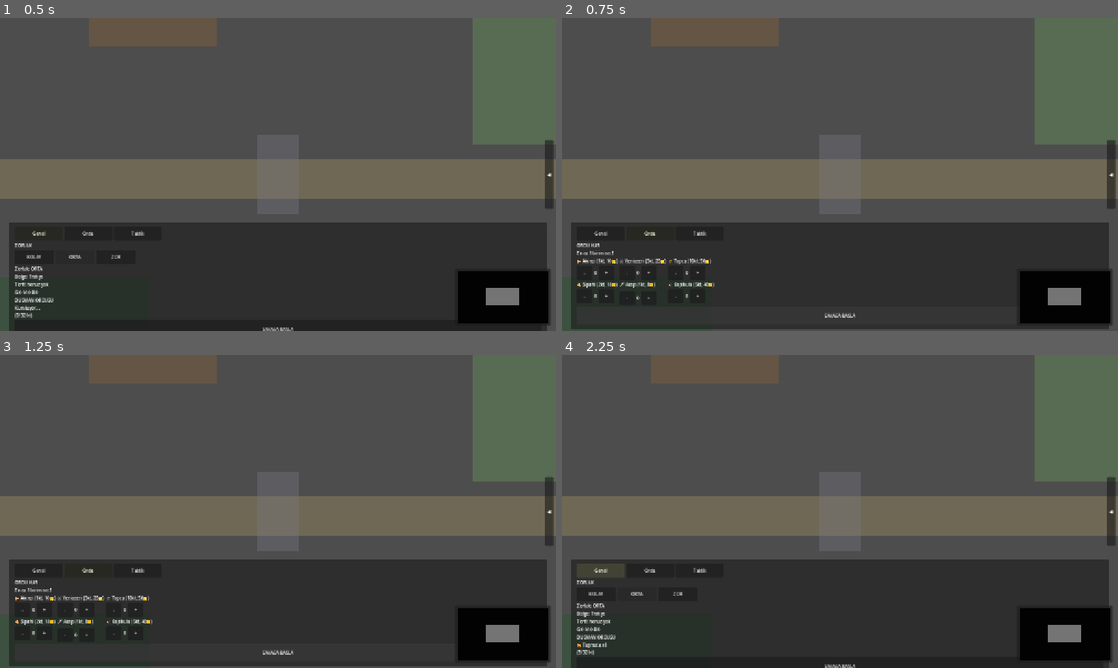
Above: before the commit, frames 1-4 (two rows, left to right).
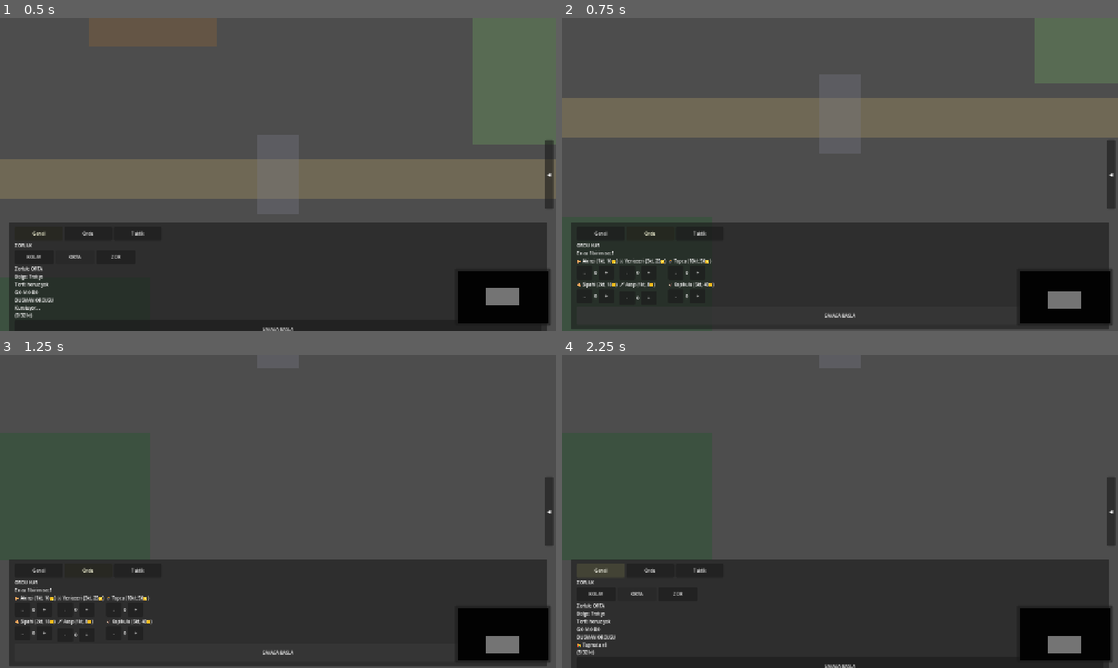
Above: after the commit, the same moments.

Repository: mucahitcan71-stack/bloodandbone
Game: Godot game, scene res://scenes/Main.tscn
The game is run twice, just before and just after one commit, with the same random seed, the same clock (stepped at 60 frames per second) and the same inputs.
Inputs:
- Up to frame 1 (0.5 s): no input
- Up to frame 2 (0.75 s): click "SAVASA BASLA" at 0.5 s
- Up to frame 3 (1.25 s): no input
- Up to frame 4 (2.25 s): click "SAVASA BASLA" at 1.25 s; click "Genel" at 2 s

Frame 1 is identical in both runs. In frame 2, 24% of the frame differs, in the area x 0-100%, y 20-93%; in frame 3, 19%; in frame 4, 19%.

Commit message:
feat: kamera kenar kayma ve WASD/ok tuslari ile pan kontrolu eklendi
Sag tik pan kaldirildiktan sonra kamera kontrolu geri geldi: ekran kenari kaydirma (35px) ve WASD/ok tuslari _process icinde birlestirildi. cmd_camera_pan action'i kaldirildi, yeni yon action'lari eklendi.

Co-authored-by: Cursor <cursoragent@cursor.com>

Diff:
--- a/project.godot
+++ b/project.godot
@@ -32,14 +32,33 @@
 "events": [Object(InputEventMouseButton,"resource_local_to_scene":false,"resource_name":"","device":-1,"window_id":0,"a …(253 unchanged characters)…
 ]
 }
-cmd_camera_pan={
-"deadzone": 0.5,
-"events": [Object(InputEventMouseButton,"resource_local_to_scene":false,"resource_name":"","device":-1,"window_id":0,"alt_pressed":false,"shift_pressed":false,"ctrl_pressed":false,"meta_pressed":false,"button_mask":0,"position":Vector2(0, 0),"global_position":Vector2(0, 0),"factor":1.0,"button_index":2,"canceled":false,"pressed":false,"double_click":false,"script":null)
-]
-}
 cmd_primary_click={
 "deadzone": 0.5,
 "events": [Object(InputEventMouseButton,"resource_local_to_scene":false,"resource_name":"","device":-1,"window_id":0,"a …(253 unchanged characters)…
+]
+}
+cmd_camera_up={
+"deadzone": 0.5,
+"events": [Object(InputEventKey,"resource_local_to_scene":false,"resource_name":"","device":-1,"window_id":0,"alt_pressed":false,"shift_pressed":false,"ctrl_pressed":false,"meta_pressed":false,"pressed":false,"keycode":0,"physical_keycode":87,"key_label":0,"unicode":119,"location":0,"echo":false,"script":null)
+, Object(InputEventKey,"resource_local_to_scene":false,"resource_name":"","device":-1,"window_id":0,"alt_pressed":false,"shift_pressed":false,"ctrl_pressed":false,"meta_pressed":false,"pressed":false,"keycode":0,"physical_keycode":4194320,"key_label":0,"unicode":0,"location":0,"echo":false,"script":null)
+]
+}
+cmd_camera_down={
+"deadzone": 0.5,
+"events": [Object(InputEventKey,"resource_local_to_scene":false,"resource_name":"","device":-1,"window_id":0,"alt_pressed":false,"shift_pressed":false,"ctrl_pressed":false,"meta_pressed":false,"pressed":false,"keycode":0,"physical_keycode":83,"key_label":0,"unicode":115,"location":0,"echo":false,"script":null)
+, Object(InputEventKey,"resource_local_to_scene":false,"resource_name":"","device":-1,"window_id":0,"alt_pressed":false,"shift_pressed":false,"ctrl_pressed":false,"meta_pressed":false,"pressed":false,"keycode":0,"physical_keycode":4194322,"key_label":0,"unicode":0,"location":0,"echo":false,"script":null)
+]
+}
+cmd_camera_left={
+"deadzone": 0.5,
+"events": [Object(InputEventKey,"resource_local_to_scene":false,"resource_name":"","device":-1,"window_id":0,"alt_pressed":false,"shift_pressed":false,"ctrl_pressed":false,"meta_pressed":false,"pressed":false,"keycode":0,"physical_keycode":65,"key_label":0,"unicode":97,"location":0,"echo":false,"script":null)
+, Object(InputEventKey,"resource_local_to_scene":false,"resource_name":"","device":-1,"window_id":0,"alt_pressed":false,"shift_pressed":false,"ctrl_pressed":false,"meta_pressed":false,"pressed":false,"keycode":0,"physical_keycode":4194319,"key_label":0,"unicode":0,"location":0,"echo":false,"script":null)
+]
+}
+cmd_camera_right={
+"deadzone": 0.5,
+"events": [Object(InputEventKey,"resource_local_to_scene":false,"resource_name":"","device":-1,"window_id":0,"alt_pressed":false,"shift_pressed":false,"ctrl_pressed":false,"meta_pressed":false,"pressed":false,"keycode":0,"physical_keycode":68,"key_label":0,"unicode":100,"location":0,"echo":false,"script":null)
+, Object(InputEventKey,"resource_local_to_scene":false,"resource_name":"","device":-1,"window_id":0,"alt_pressed":false,"shift_pressed":false,"ctrl_pressed":false,"meta_pressed":false,"pressed":false,"keycode":0,"physical_keycode":4194321,"key_label":0,"unicode":0,"location":0,"echo":false,"script":null)
 ]
 }
 
--- a/scripts/Main.gd
+++ b/scripts/Main.gd
@@ -391,6 +391,38 @@
 
 func kamera_sinirla() -> void:
 	world_system.kamera_sinirla()
+
+func _kamera_kaydirmayi_uygula(delta: float) -> void:
+	if kamera == null:
+		return
+	var kamera_hizi = 800.0
+	var kenar_tetik_pikseli = 35.0
+	var kamera_yon = Vector2.ZERO
+
+	var mouse_pos = get_viewport().get_mouse_position()
+	var viewport_size = get_viewport().get_visible_rect().size
+	if mouse_pos.x < kenar_tetik_pikseli:
+		kamera_yon.x -= 1.0
+	elif mouse_pos.x > viewport_size.x - kenar_tetik_pikseli:
+		kamera_yon.x += 1.0
+	if mouse_pos.y < kenar_tetik_pikseli:
+		kamera_yon.y -= 1.0
+	elif mouse_pos.y > viewport_size.y - kenar_tetik_pikseli:
+		kamera_yon.y += 1.0
+
+	if Input.is_action_pressed("cmd_camera_up"):
+		kamera_yon.y -= 1.0
+	if Input.is_action_pressed("cmd_camera_down"):
+		kamera_yon.y += 1.0
+	if Input.is_action_pressed("cmd_camera_left"):
+		kamera_yon.x -= 1.0
+	if Input.is_action_pressed("cmd_camera_right"):
+		kamera_yon.x += 1.0
+
+	if kamera_yon != Vector2.ZERO:
+		kamera_yon = kamera_yon.normalized()
+		kamera.position += kamera_yon * kamera_hizi * delta
+		kamera_sinirla()
 
 func arazi_katmani_olustur() -> void:
 	world_system.arazi_katmani_olustur()
@@ -2221,6 +2253,7 @@
 				var kont_l = ui_node("Label_Kontenjan")
 				if kont_l != null:
 					kont_l.text = "Ordu kurmadan savas baslamaz!"
+		_kamera_kaydirmayi_uygula(delta)
 		return
 
 	if kalan_sure <= 0:
@@ -2392,6 +2425,8 @@
 	nokta_gorunurluklerini_guncelle()
 	birim_gorunurluklerini_guncelle()
 
+	_kamera_kaydirmayi_uygula(delta)
+
 	if osmanli_puani >= kazanma_puani:
 		oyun_bitir_kazanan("osmanli")
 	elif dogu_roma_puani >= kazanma_puani:
